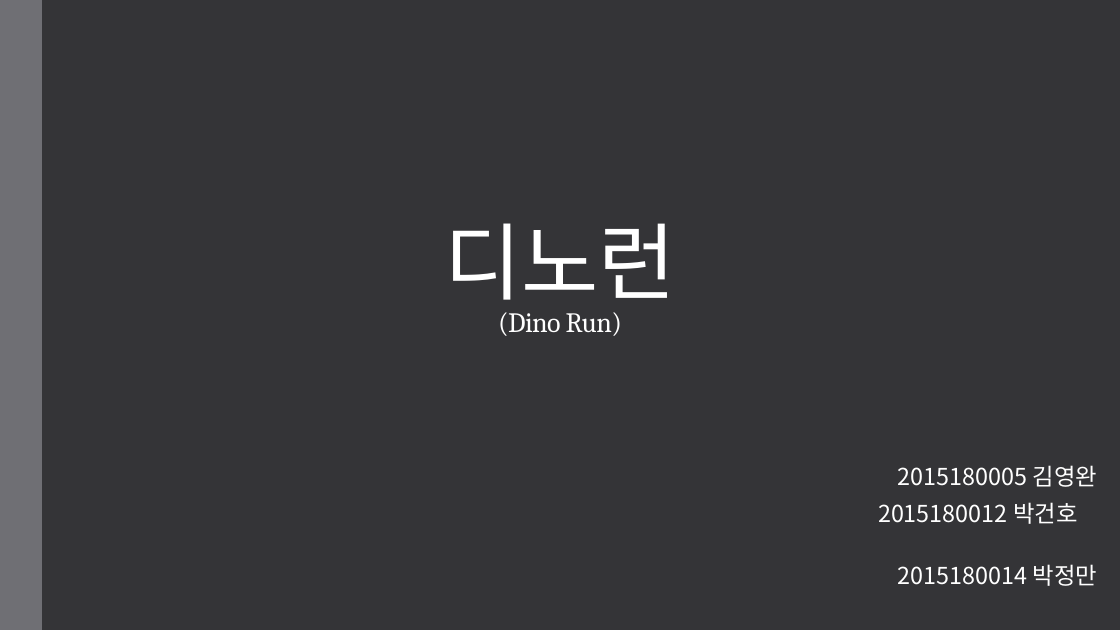
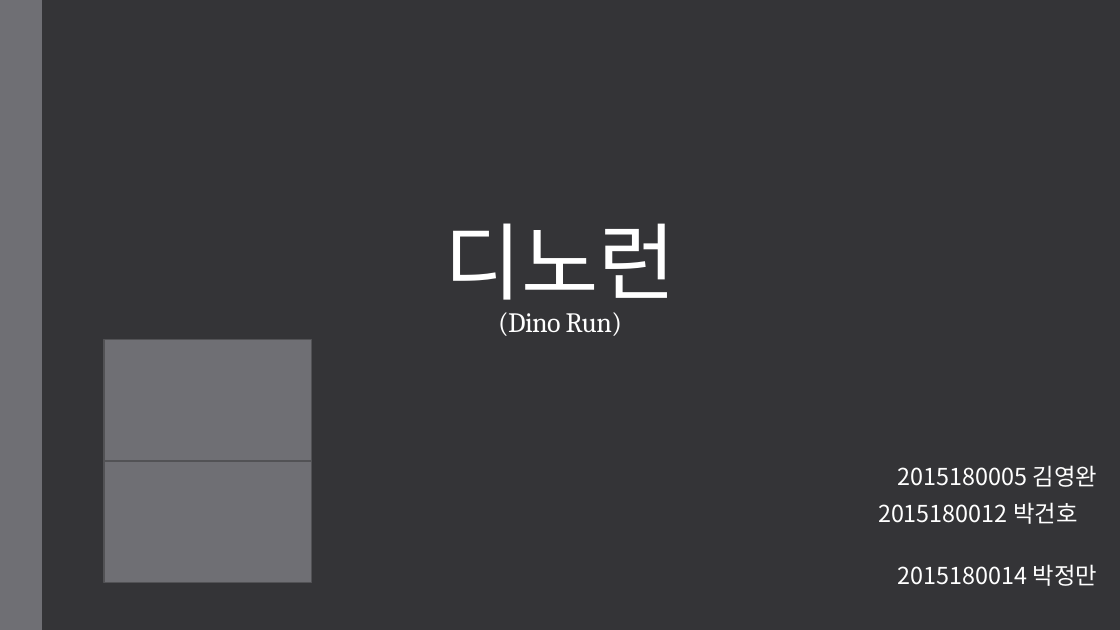
Before and after one commit to LEGO0937/Our_Project, a slide deck: slide 1 of 기획단계/졸작 제안서_α.pptx. Drawn at 1120x630 pixels with LibreOffice and Linux fonts; fonts in the diff are those of the drawing. Boxes give left, top, right and bottom in pixels: in the first picture for what was removed or moved away, otherwise in the second. Text is boxed around its words. In the diff, an @@ line names an element or a change of style, - is before the commit and + after.

```diff
--- a/기획단계/졸작 제안서_α.pptx
+++ b/기획단계/졸작 제안서_α.pptx
@@ rectangle added at (x1=104, y1=340, x2=312, y2=461), fill #6F6F74, outline #525256 1.1 pt @@
@@ rectangle added at (x1=104, y1=461, x2=312, y2=582), fill #6F6F74, outline #525256 1.1 pt @@
```
Also in this commit, not shown: 6 other slides changed.
